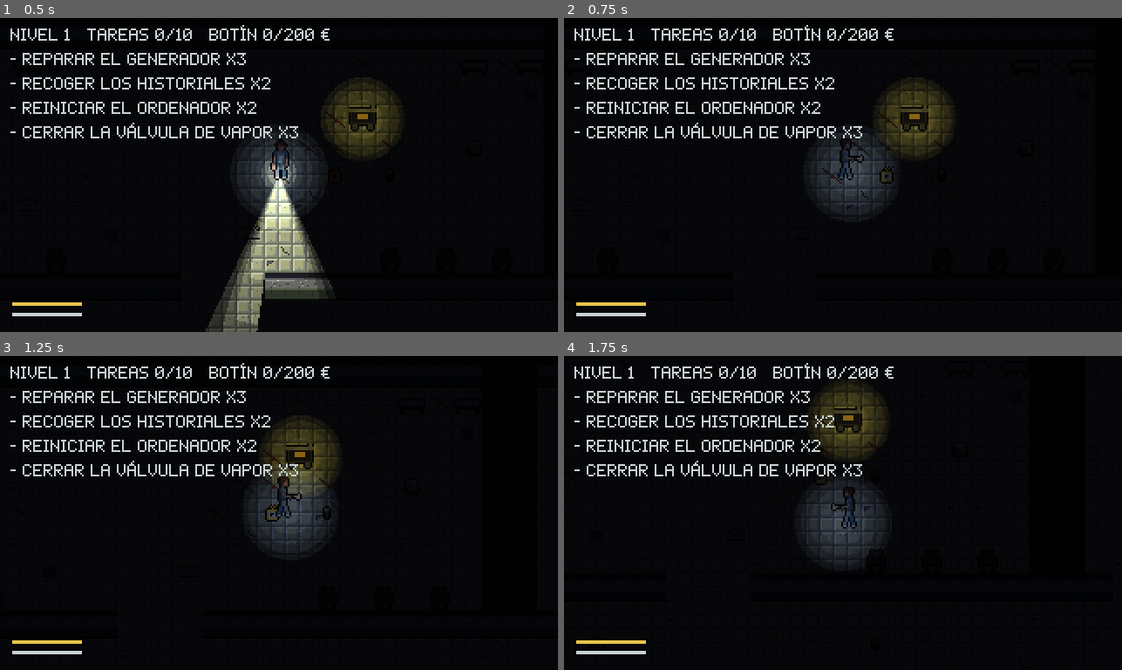
Above: before the commit, frames 1-4 (two rows, left to right).
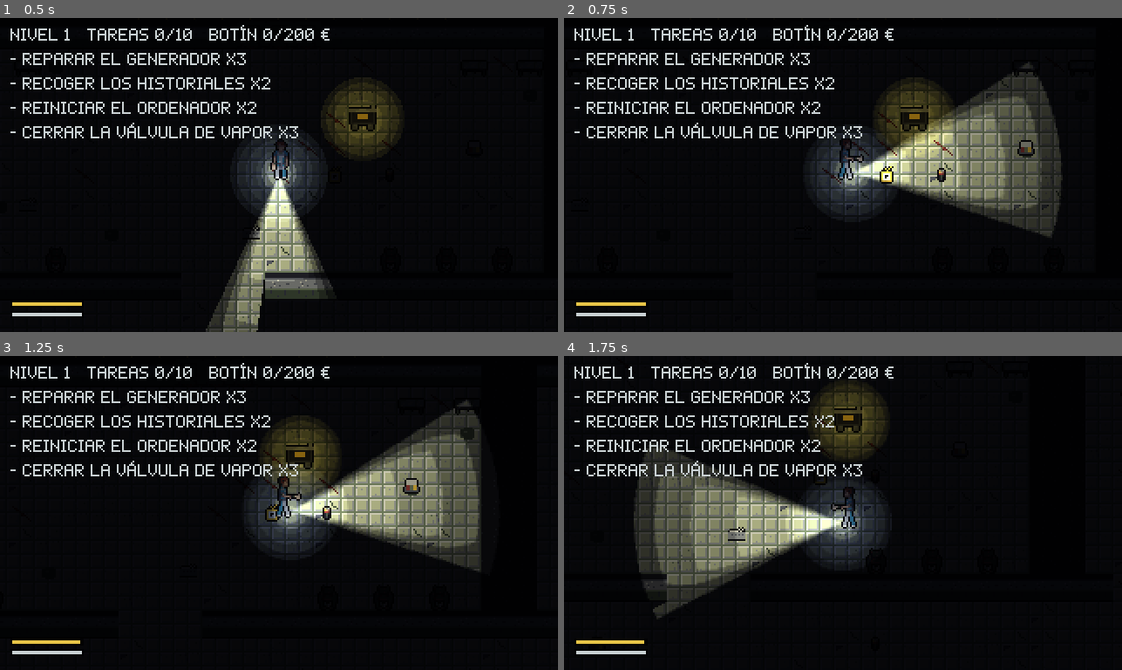
Above: after the commit, the same moments.

Repository: Skyfreefury/blackout-beta
Game: Godot game, scene res://scenes/main.tscn
Two runs of this game, one before a commit and one after it. Both use one fixed random seed, a clock stepped at 60 frames per second and the inputs below. This scene is started directly instead of the project's main scene.
Inputs (mouse positions are in pixels of both pictures, inside the frame that each line leads up to):
- Up to frame 1 (0.5 s): no input
- Up to frame 2 (0.75 s): tap Enter at 0.5 s; move the mouse to (965, 159) at 0.52 s; hold D (move_right) from 0.53 s (still down); hold F (fire_dart, bound only after the commit) from 0.53 s (still down); click (965, 159) at 0.67 s
- Up to frame 3 (1.25 s): keep holding D (move_right); keep holding F (fire_dart, bound only after the commit); tap G (fire_dart, bound only before the commit) at 0.8 s
- Up to frame 4 (1.75 s): move the mouse to (731, 528) at 1.27 s; release D (move_right) at 1.28 s; release F (fire_dart, bound only after the commit) at 1.28 s; hold S (move_down) from 1.28 s (still down); tap G (fire_dart, bound only before the commit) at 1.35 s; click (731, 528) at 1.42 s; tap E (interact) at 1.55 s

Frame 1 is identical in both runs. In frame 2, 11% of the frame differs, in the area x 48-90%, y 14-70%; in frame 3, 9.8%; in frame 4, 11%.

Commit message:
Controles: F dispara el dardo; linterna con Q o clic derecho
Co-Authored-By: Claude Opus 5.5 <noreply@anthropic.com>

Diff:
--- a/scripts/controls.gd
+++ b/scripts/controls.gd
@@ -1,6 +1,6 @@
 extends Node
 ## Registra los controles al arrancar. Todo queda al alcance de la mano izquierda sobre WASD:
-## Q linterna, E interactuar, Espacio correr. Las teclas antiguas (F, Mayús) siguen valiendo.
+## Q linterna, E interactuar, Espacio correr. F dardo. Mayús también corre.
 ## Usa teclas físicas para que WASD funcione igual en teclado español o inglés.
 
 const ACTIONS := {
@@ -9,20 +9,19 @@
 	"move_up": [KEY_W, KEY_UP],
 	"move_down": [KEY_S, KEY_DOWN],
 	"sprint": [KEY_SPACE, KEY_SHIFT],
-	"toggle_light": [KEY_Q, KEY_F],
+	"toggle_light": [KEY_Q],
 	"interact": [KEY_E],
 	"restart": [KEY_R],
-	"fire_dart": [KEY_G],
+	"fire_dart": [KEY_F],
 	"toggle_fullscreen": [KEY_F11],
 }
 ## Botones del ratón por acción.
 const MOUSE := {
 	"toggle_light": [MOUSE_BUTTON_RIGHT],
-	"fire_dart": [MOUSE_BUTTON_LEFT],
 }
 ## Texto de ayuda que muestran la pausa y el README.
 const HELP := "WASD mover   RATÓN apuntar\nQ o clic derecho linterna\nE coger pila u objeto, entregar en el carro
-Mantener E: tareas y reanimar   Clic izq. o G dardo\nESPACIO correr   F11 pantalla completa"
+Mantener E: tareas y reanimar   F dardo\nESPACIO correr   F11 pantalla completa"
 
 
 func _ready() -> void:
--- a/scripts/menu.gd
+++ b/scripts/menu.gd
@@ -29,8 +29,8 @@
 	["i", "res://art/sprites/battery.png", "Pila. E la coge y recarga la mitad de la linterna."],
 	["t", "ROLES\nEn la sala de espera: enfermero/a, corredor/a, técnico/a y vigía. Cada uno tiene una ventaja y una desventaja."],
 	["t", "NIVELES\nCada partida genera un hospital nuevo. Cada nivel suma una tarea y 100 € de cuota. Desde el nivel 2 el hospital es mayor y desde el 3 hay un Nonato más (otro cada 2 niveles). Ganar pasa al siguiente."],
-	["t", "TIENDA\nAl acabar un nivel, el botín entregado va al …(251 unchanged characters)… te levantas solo en 6 s, un uso. Dardo: clic izquierdo o G, duerme al Nonato 5 s; cada compra es un dardo."],
-	["t", "CONTROLES\nWASD mover, ratón apuntar, ESPACIO correr, Q linterna, E usar, clic izquierdo o G dardo, ESC pausa, F11 pantalla completa."],
+	["t", "TIENDA\nAl acabar un nivel, el botín entregado va al …(251 unchanged characters)… te levantas solo en 6 s, un uso. Dardo: F, duerme al Nonato 5 s; cada compra es un dardo."],
+	["t", "CONTROLES\nWASD mover, ratón apuntar, ESPACIO correr, Q linterna, E usar, F dardo, ESC pausa, F11 pantalla completa."],
 ]
 ## Ancho de la columna de dibujos en las instrucciones.
 const HELP_ICON_WIDTH := 44
--- a/scripts/shop.gd
+++ b/scripts/shop.gd
@@ -15,7 +15,7 @@
 	"medkit": {"name": "Botiquín", "price": 180, "max": 1,
 		"text": "Botiquín: al caer te reanimas solo en 6 s. Se gasta al usarlo."},
 	"dart": {"name": "Dardo", "price": 160, "max": 2,
-		"text": "Dardo tranquilizante: clic izquierdo o G. Duerme al Nonato 5 s. Cada compra es un dardo."},
+		"text": "Dardo tranquilizante: tecla F. Duerme al Nonato 5 s. Cada compra es un dardo."},
 }
 const BATTERY_STEP := 0.25
 const SPEED_STEP := 0.10
Not shown, changed: docs/ERS.md
Not shown, changed: docs/IDEAS.md
